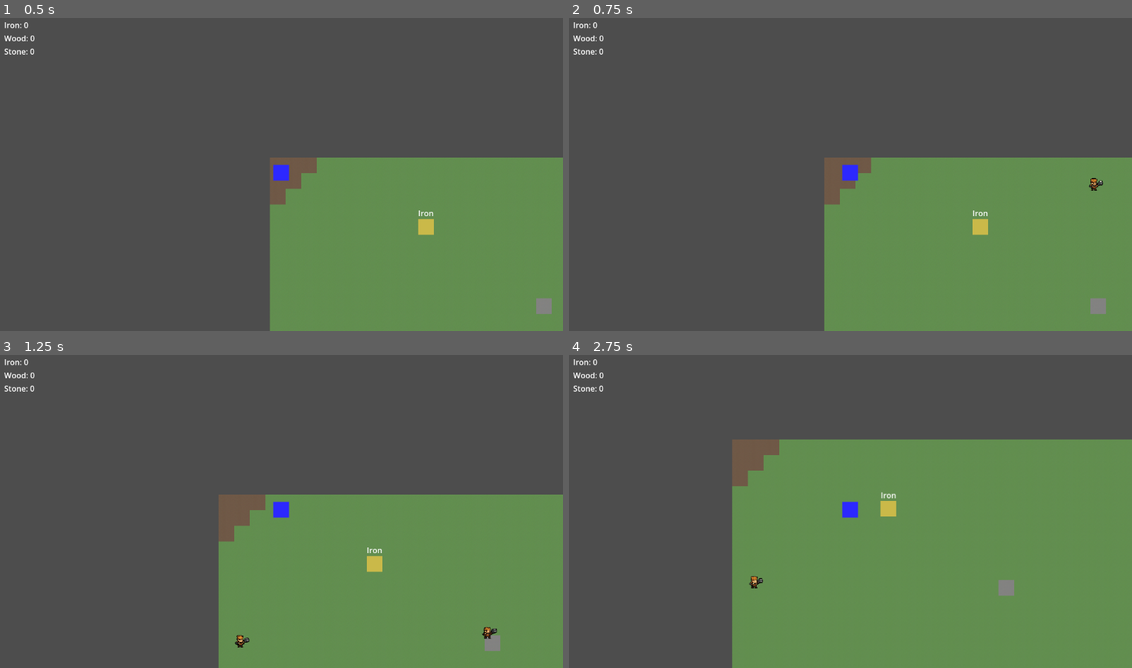
Above: before the commit, frames 1-4 (two rows, left to right).
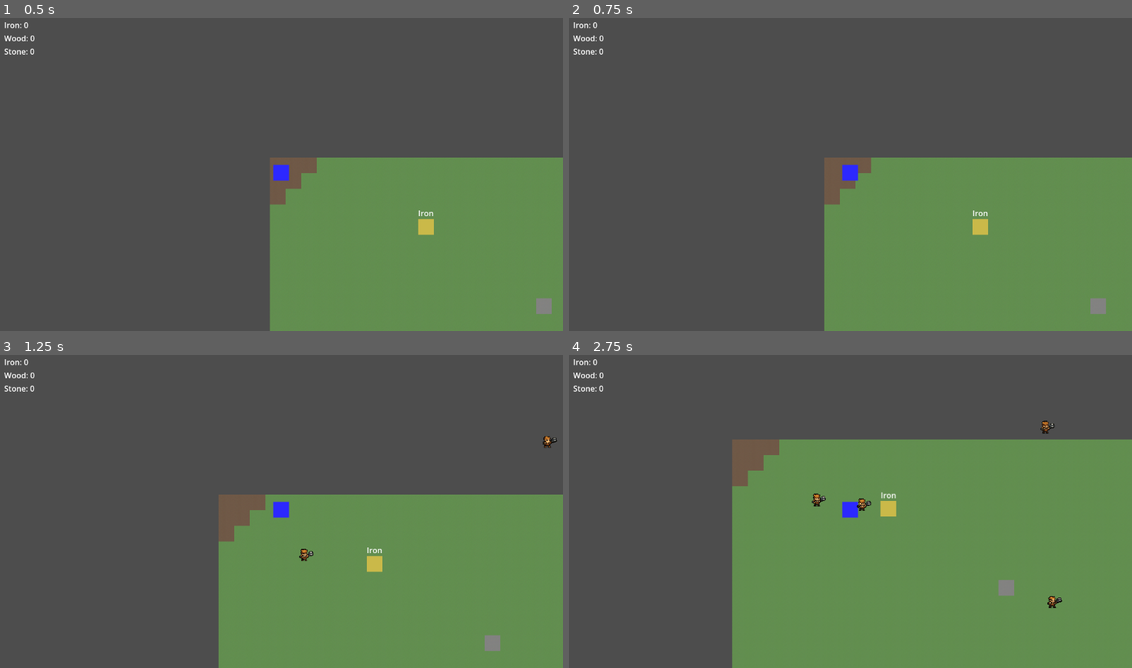
Above: after the commit, the same moments.

Repository: ntoonie/forge-and-survive
Game: Godot game, scene res://scenes/Main.tscn
Same seed, same stepped clock (60 frames per second), same inputs: the game is played once before the commit and once after it.
Inputs (mouse positions are in pixels of both pictures, inside the frame that each line leads up to):
- Up to frame 1 (0.5 s): no input
- Up to frame 2 (0.75 s): tap Enter at 0.5 s; move the mouse to (974, 155) at 0.52 s; hold Right (ui_right) from 0.53 s (still down); tap E (interact) at 0.6 s
- Up to frame 3 (1.25 s): keep holding Right (ui_right)
- Up to frame 4 (2.75 s): move the mouse to (737, 524) at 1.27 s; release Right (ui_right) at 1.28 s; hold Down (ui_down) 1.28-2.03 s; click (737, 524) at 1.35 s; move the mouse to (906, 439) at 2.02 s; hold Right (ui_right) from 2.03 s (still down); tap B (toggle_build) at 2.1 s

Frame 1 is identical in both runs. In frame 2, less than 0.1% of the frame differs, in the area x 92-95%, y 51-56%; in frame 3, 0.3%; in frame 4, 0.3%, in the area x 31-88%, y 20-81%.

Commit message:
feat: spawn points fixed

Diff:
--- a/scenes/Enemy/enemy.tscn
+++ b/scenes/Enemy/enemy.tscn
@@ -34,7 +34,7 @@
 "speed": 5.0
 }]
 
-[node name="Enemy" type="RigidBody2D" unique_id=1924542643]
+[node name="Enemy" type="CharacterBody2D" unique_id=273230036]
 script = ExtResource("1_84vye")
 
 [node name="CollisionShape2D" type="CollisionShape2D" parent="." unique_id=1721862458]
--- a/scenes/Main.tscn
+++ b/scenes/Main.tscn
@@ -12,7 +12,6 @@
 position = Vector2(-20, 118)
 
 [node name="Hud" parent="." unique_id=86831255 instance=ExtResource("2_0bbpv")]
-position = Vector2(-4, 2)
 
 [node name="Raider" type="Node2D" parent="." unique_id=1812823829]
 position = Vector2(112, -58)
@@ -20,16 +19,16 @@
 [node name="Marker2D" parent="Raider" unique_id=1372347747 instance=ExtResource("4_vcsgt")]
 
 [node name="Spanwpointleft" parent="Raider" unique_id=470633463 instance=ExtResource("4_vcsgt")]
-position = Vector2(-86, 461)
+position = Vector2(32, 304)
 
 [node name="Spanwpointright" parent="Raider" unique_id=2018318554 instance=ExtResource("4_vcsgt")]
-position = Vector2(961, 514)
+position = Vector2(1088, 304)
 
 [node name="Spanwpointup" parent="Raider" unique_id=1487745946 instance=ExtResource("4_vcsgt")]
-position = Vector2(421, 212)
+position = Vector2(560, 32)
 
 [node name="Spanwpointdown" parent="Raider" unique_id=1311737040 instance=ExtResource("4_vcsgt")]
-position = Vector2(476, 753)
+position = Vector2(560, 576)
 
 [node name="WaveManager" type="Node2D" parent="Raider" unique_id=1162501978 node_paths=PackedStringArray("spawn_points")]
 script = ExtResource("5_c01mt")
--- a/scripts/Enemies/enemy_health.gd
+++ b/scripts/Enemies/enemy_health.gd
@@ -1,5 +1,7 @@
-extends RigidBody2D
+extends CharacterBody2D
 
+const SPEED = 60.0
+var forge_position = Vector2(544, 288)
 
 @export var max_health: int = 30
 var current_health: int
@@ -7,7 +9,12 @@
 func _ready():
 	current_health = max_health
 
+func _physics_process(_delta):
+	var direction = (forge_position - global_position).normalized()
+	velocity = direction * SPEED
+	move_and_slide()
+
 func take_damage(amount: int):
 	current_health -= amount
 	if current_health <= 0:
-		get_parent().die()
+		queue_free()
